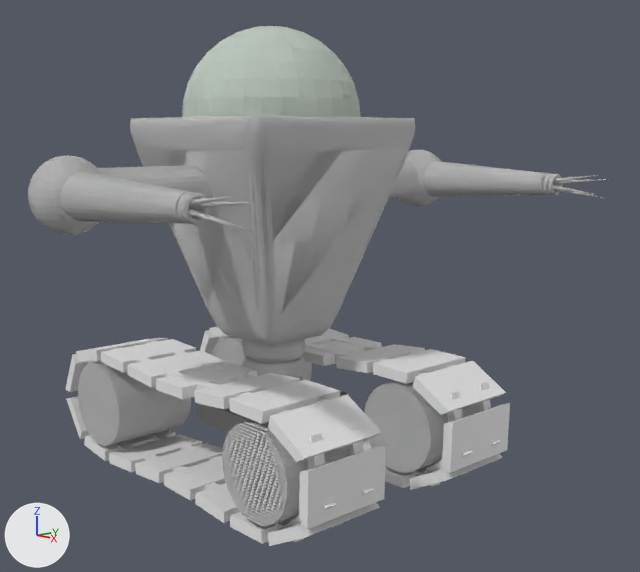
An edit to the Blender file blender_test/treads.blend, drawn before and after from the same camera.
Rendered twice from a camera (50 mm lens) standing at (15.73, -12.95, 6.39) and looking at (1.03, 0.53, 2.99). Every picture has the same lights, and +X, +Y and +Z are marked at lower left.

Before the edit, the objects in view are built like this:
```python
me_cube_004 = bpy.data.meshes.new('Cube.004')
me_cube_004.from_pydata(...)  # 24 vertices, 18 faces; spans x -1.0..1.0, y -12.0..4.0, z -1.0..1.0
me_cube_005 = bpy.data.meshes.new('Cube.005')
me_cube_005.from_pydata(...)  # 24 vertices, 18 faces; spans x -1.0..1.0, y -12.0..4.0, z -1.0..1.0
me_cylinder_001 = bpy.data.meshes.new('Cylinder.001')
me_cylinder_001.from_pydata(...)  # a 32-sided cylinder along z spanning x -1.0..1.0, y -1.0..1.0, z -1.0..1.0
ob_cylinder_001 = bpy.data.objects.new('Cylinder.001', me_cylinder_001)
ob_cylinder_001.location = (-3.0, 2.0, 0.0)
ob_cylinder_001.rotation_euler = (1.571, 0.0, 0.0)  # degrees (90, 0, 0)
ob_track1_001 = bpy.data.objects.new('Track1.001', me_cube_005)
ob_track1_001.parent = ob_hull_001
ob_track1_001.matrix_parent_inverse = Matrix(((1.0, 0.0, 0.0, -8.984), (0.0, 1.0, 0.0, 0.0), (0.0, 0.0, 1.0, 0.0), (0.0, 0.0, 0.0, 1.0)))
ob_track1_001.location = (0.0, -1.5, 0.05)
ob_track1_001.scale = (0.75, 0.125, 0.125)
_m = ob_track1_001.modifiers.new('Array', 'ARRAY')
_m.count = 17
_m.constant_offset_displace = (0.0, 0.0, 0.0)
_m.relative_offset_displace = (0.8, 0.0, 0.0)
_m = ob_track1_001.modifiers.new('Curve', 'CURVE')
_m.object = ob_circle2_001
ob_track2_001 = bpy.data.objects.new('Track2.001', me_cube_004)
ob_track2_001.parent = ob_hull_001
ob_track2_001.matrix_parent_inverse = Matrix(((1.0, 0.0, 0.0, -8.984), (0.0, 1.0, 0.0, 0.0), (0.0, 0.0, 1.0, 0.0), (0.0, 0.0, 0.0, 1.0)))
ob_track2_001.location = (0.0, 2.5, 0.05)
ob_track2_001.scale = (0.75, 0.125, 0.125)
_m = ob_track2_001.modifiers.new('Array', 'ARRAY')
_m.count = 17
_m.constant_offset_displace = (0.0, 0.0, 0.0)
_m.relative_offset_displace = (0.8, 0.0, 0.0)
_m = ob_track2_001.modifiers.new('Curve', 'CURVE')
_m.object = ob_circle2_001
# also in view: 'Cube.001' at (0.0, 0.0, 4.25); 'Torus.006' at (0.0, 0.0, 1.0); 'Cube' at (0.0, 0.0, 0.0); 'Sphere' at (0.0, 0.0, 7.75); 'Cylinder' at (3.0, 2.0, 0.0)
```
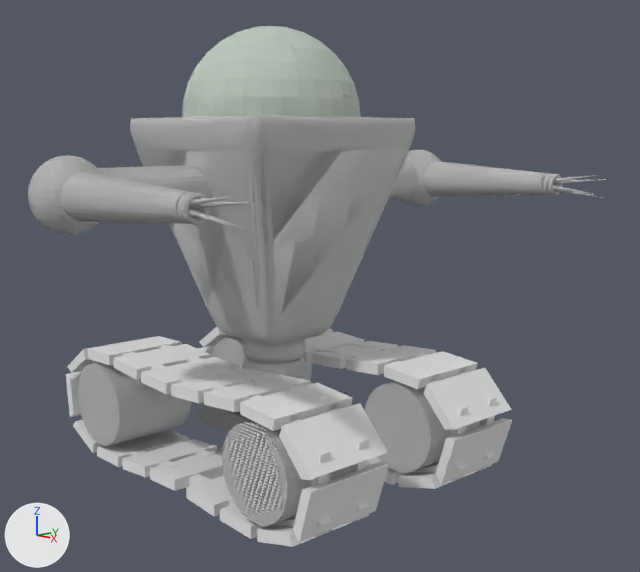
The change, as a list of edits to the scene's bpy script:
```text
Change ob_track1_001:
    ob_track1_001.parent: ob_hull_001 -> ob_cube_003
    ob_track1_001.matrix_parent_inverse: Matrix(((1.0, 0.0, 0.0, -8.984), (0.0, 1.0, 0.0, 0.0), (0.0, 0.0, 1.0, 0.0), (0.0, 0.0, 0.0, 1.0))) -> Matrix(((1.0, 0.0, 0.0, 0.0), (0.0, 0.667, 0.0, 0.0), (0.0, 0.0, 4.0, 0.0), (0.0, 0.0, 0.0, 1.0)))
Change ob_track2_001:
    ob_track2_001.parent: ob_hull_001 -> ob_cube_003
    ob_track2_001.matrix_parent_inverse: Matrix(((1.0, 0.0, 0.0, -8.984), (0.0, 1.0, 0.0, 0.0), (0.0, 0.0, 1.0, 0.0), (0.0, 0.0, 0.0, 1.0))) -> Matrix(((1.0, 0.0, 0.0, 0.0), (0.0, 0.667, 0.0, 0.0), (0.0, 0.0, 4.0, 0.0), (0.0, 0.0, 0.0, 1.0)))
```

Changed parts and their boxes (x1, y1, x2, y2) in the pictures (640 x 572 px):
'Track1.001', moved: before (65, 338, 386, 546); after (66, 336, 389, 547)
'Track2.001', moved: before (200, 327, 510, 490); after (197, 326, 512, 489)
